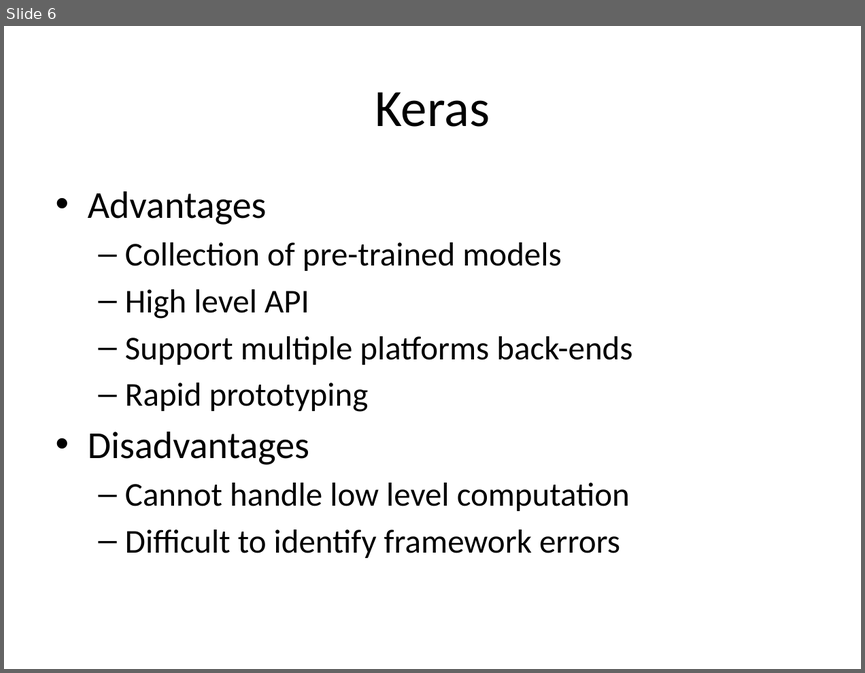
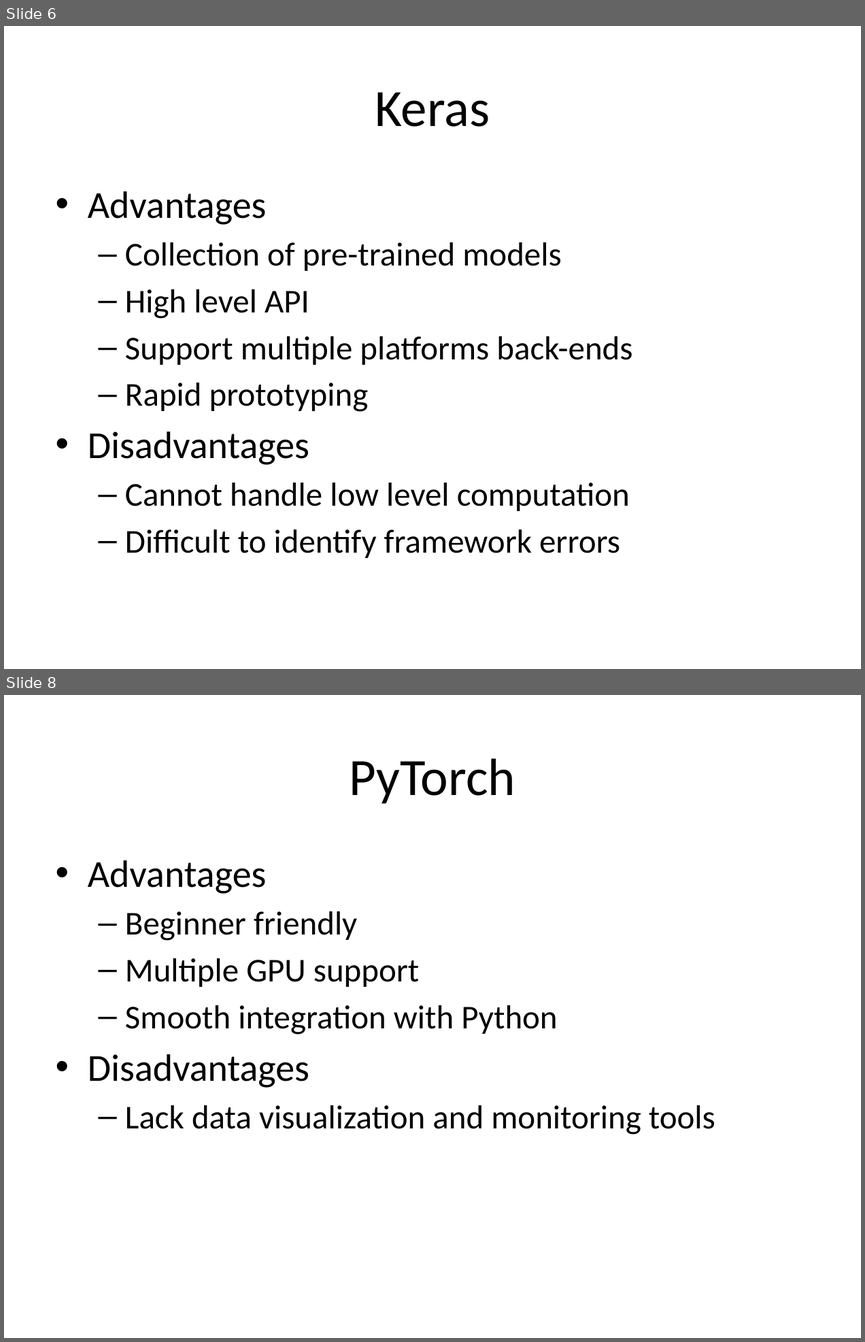
Before and after one commit to look4pritam/ArtificialIntelligence, a slide deck: Introduction/MachineLearningFrameworks.pptx. Shown one above the other, each under a label of ours: slide 6 before the commit, slides 6 and 8 after it; the slides between them are not shown. The pictures are 865x673 and 865x1342 pixels, drawn with LibreOffice and Linux fonts; fonts in the diff are those of the drawing. Boxes give left, top, right and bottom in pixels: in the first picture for what was removed or moved away, otherwise in the second. Text is boxed around its words. In the diff, an @@ line names an element or a change of style, - is before the commit and + after.

```diff
--- a/Introduction/MachineLearningFrameworks.pptx
+++ b/Introduction/MachineLearningFrameworks.pptx
@@ slide 8 added at (4,695,861,1338), background #FFFFFF @@
@@ title added at (349,758,515,804), 44 pt, text #000000 @@
+PyTorch
@@ text added at (88,860,715,1134), 28 pt, text #000000 @@
+• Advantages
+  – Beginner friendly
+  – Multiple GPU support
+  – Smooth integration with Python
+• Disadvantages
+  – Lack data visualization and monitoring tools
```
Also in this commit, not shown: 1 slide changed, 1 other slide added, 1 slide removed.
